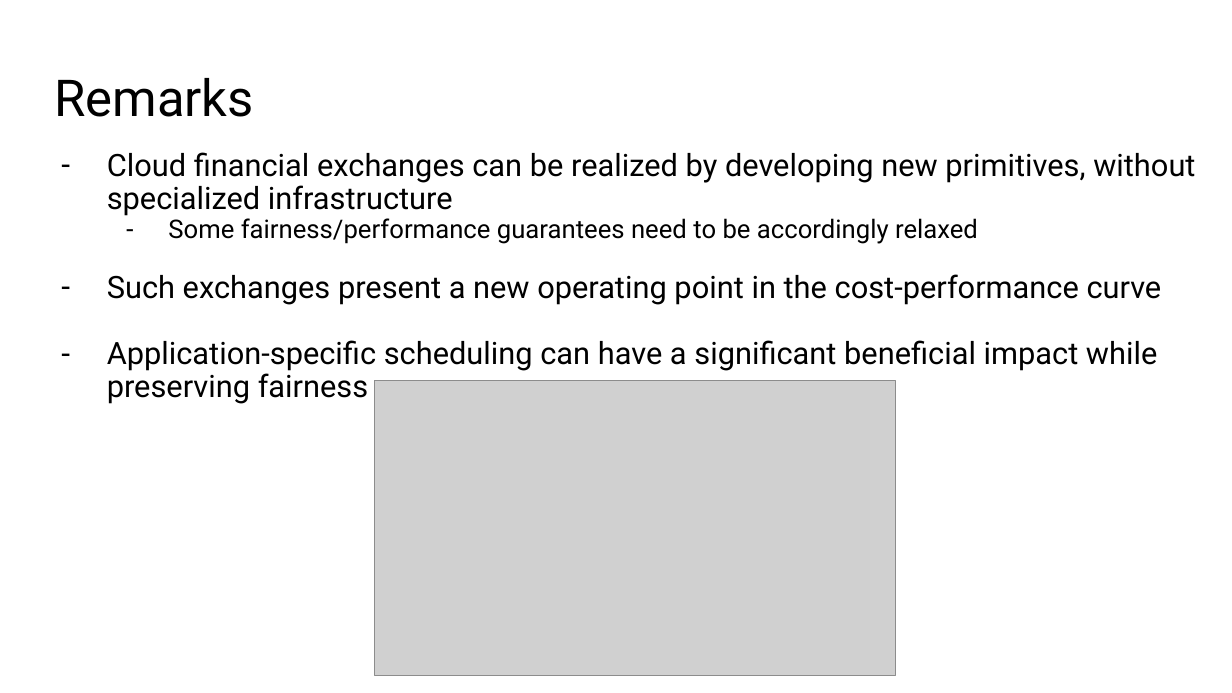
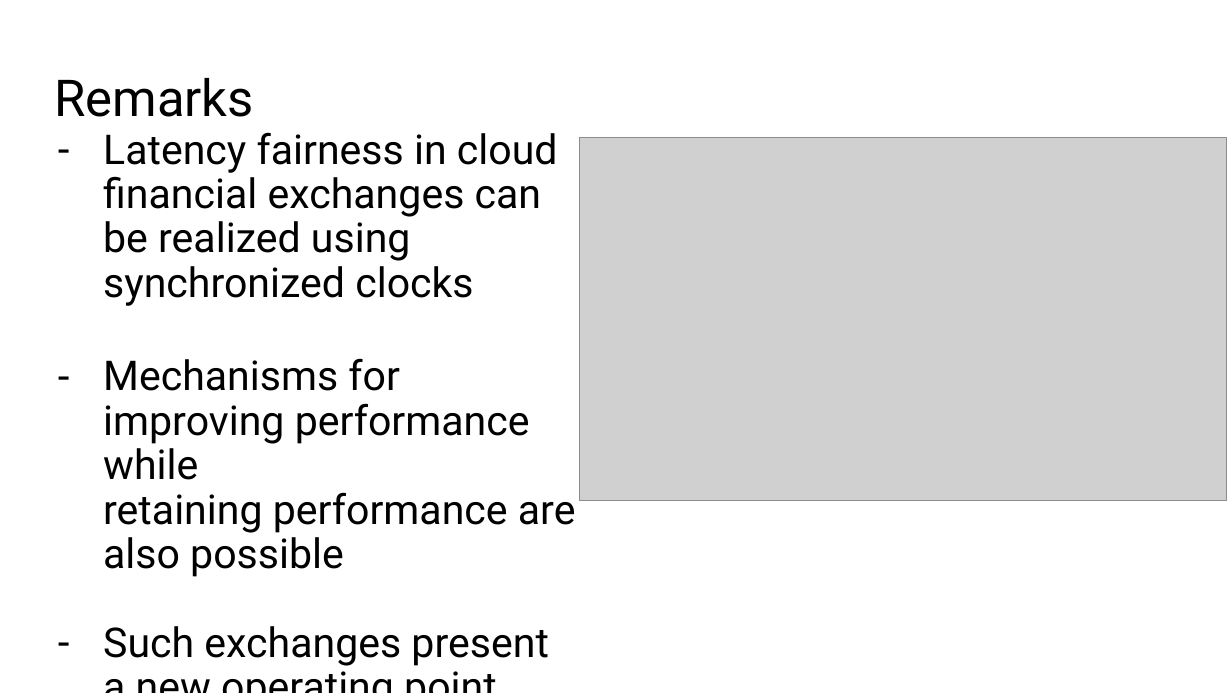
Before and after one commit to HaseebLUMS/Onyx-Presentation, a slide deck: slide 92 of thesis-latency-fairness.pptx. Drawn at 1232x693 pixels with LibreOffice and Linux fonts; fonts in the diff are those of the drawing; grey boxes stand for pictures. Boxes give left, top, right and bottom in pixels: in the first picture for what was removed or moved away, otherwise in the second. Text is boxed around its words. In the diff, an @@ line names an element or a change of style, - is before the commit and + after.

Commit message:
update presentation

```diff
--- a/thesis-latency-fairness.pptx
+++ b/thesis-latency-fairness.pptx
@@ text at [103,132,576,666]: text changed; size 24 to 32 pt @@
-– Cloud financial exchanges can be realized by developing new primitives, without specialized infrastructure
-  – Some fairness/performance guarantees need to be accordingly relaxed
-– Such exchanges present a new operating point in the cost-performance curve
-– Application-specific scheduling can have a significant beneficial impact while preserving fairness
+– Latency fairness in cloud financial exchanges can be realized using
+  synchronized clocks
+– Mechanisms for improving performance while
+  retaining performance are also possible
+– Such exchanges present a new operating point
@@ picture added at [579,137,1226,501] @@
@@ picture removed at [375,381,897,676] @@
```
